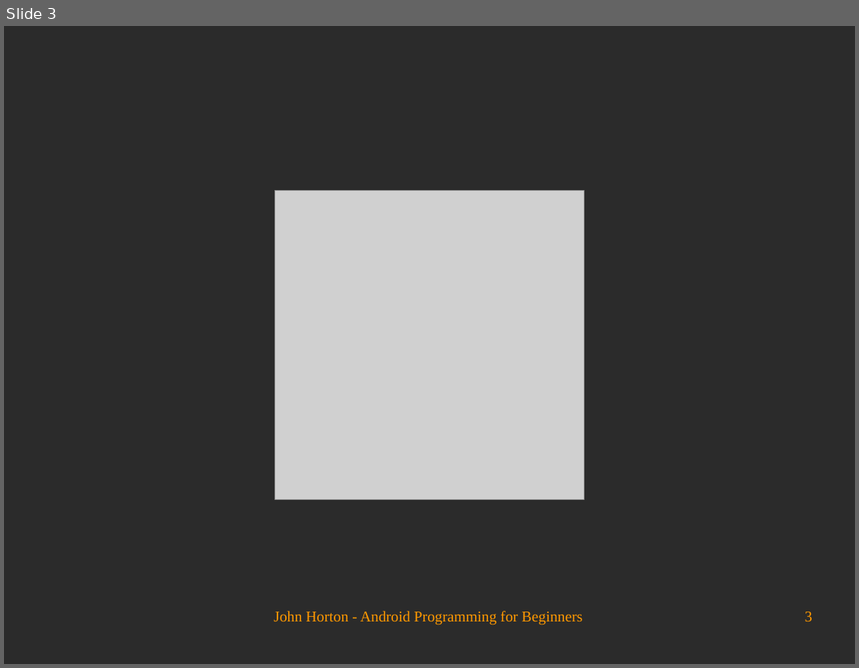
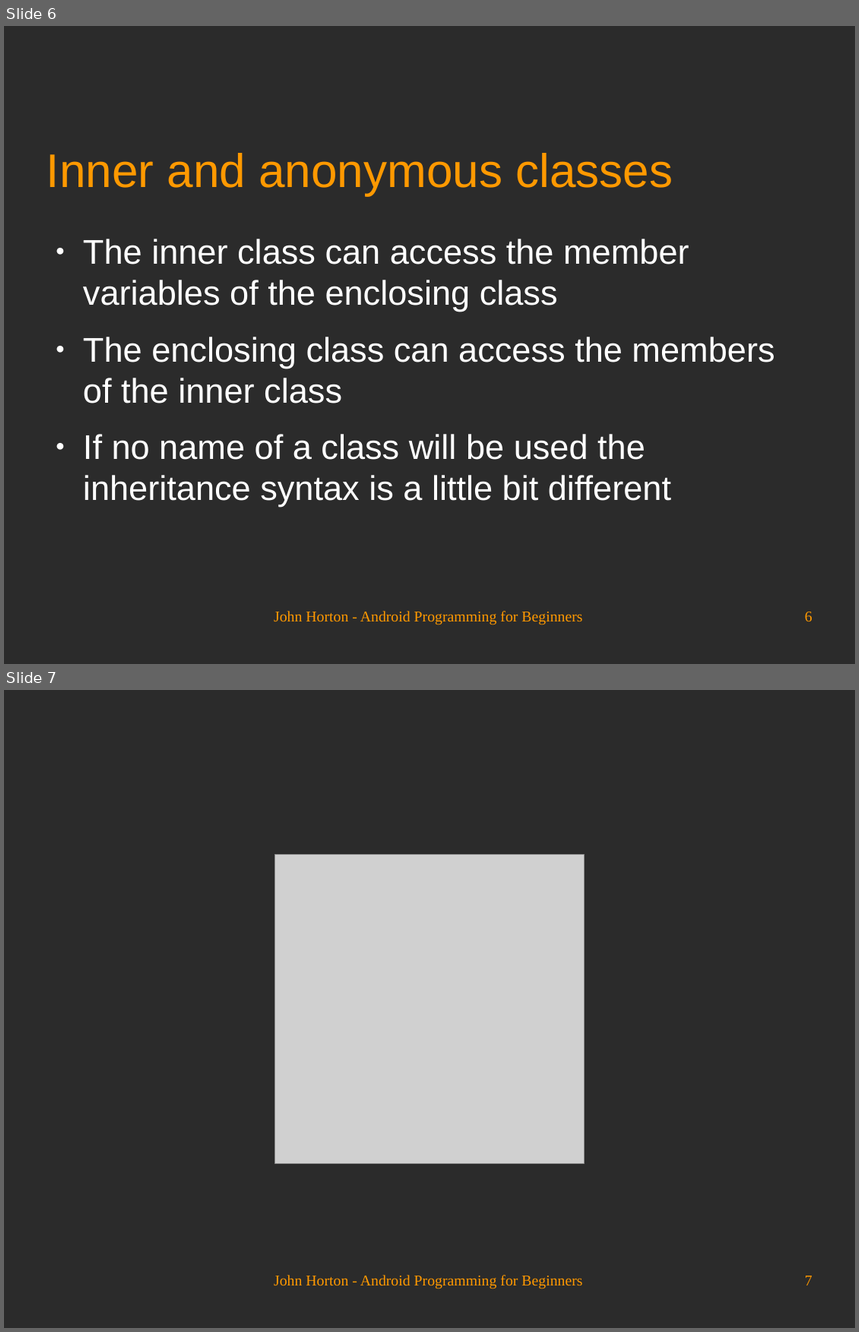
Before and after one commit to Academy-Soft-Intellect/Android-Programming-for-Beginners, a slide deck: 10_Everything_s_a_Class.odp. Shown one above the other, each under a label of ours: slide 3 before the commit, slides 6 and 7 after it. The pictures are 859x668 and 859x1332 pixels, drawn with LibreOffice and Linux fonts; fonts in the diff are those of the drawing; grey boxes stand for pictures; background and template pictures are left out; a plain dark background stands for a picture behind light text. Boxes give left, top, right and bottom in pixels: in the first picture for what was removed or moved away, otherwise in the second. Text is boxed around its words. In the diff, an @@ line names an element or a change of style, - is before the commit and + after.

```diff
--- a/10_Everything_s_a_Class.odp
+++ b/10_Everything_s_a_Class.odp
@@ slide 6 added at (4, 26, 855, 664), background picture (left out) @@
@@ title added at (47, 153, 673, 195), 44 pt, text #FF9900 @@
+Inner and anonymous classes
@@ text added at (83, 239, 775, 507), 32 pt, text #FFFFFF @@
+● Тhe inner class can access the member variables of the enclosing class
+● Тhe enclosing class can access the members of the inner class
+● If no name of a class will be used the inheritance syntax is a little bit different
@@ text added at (274, 611, 582, 626), 14 pt, text #FF9900 @@
+John Horton - Android Programming for Beginners
@@ page number added at (805, 612, 813, 622), 14 pt, text #FF9900 @@
+6
@@ what was slide 3 is now slide 7 @@
@@ page number at (805, 1276, 813, 1286): text changed @@
-3
+7
```
Also in this commit, not shown: 2 slides changed, 3 other slides added.
